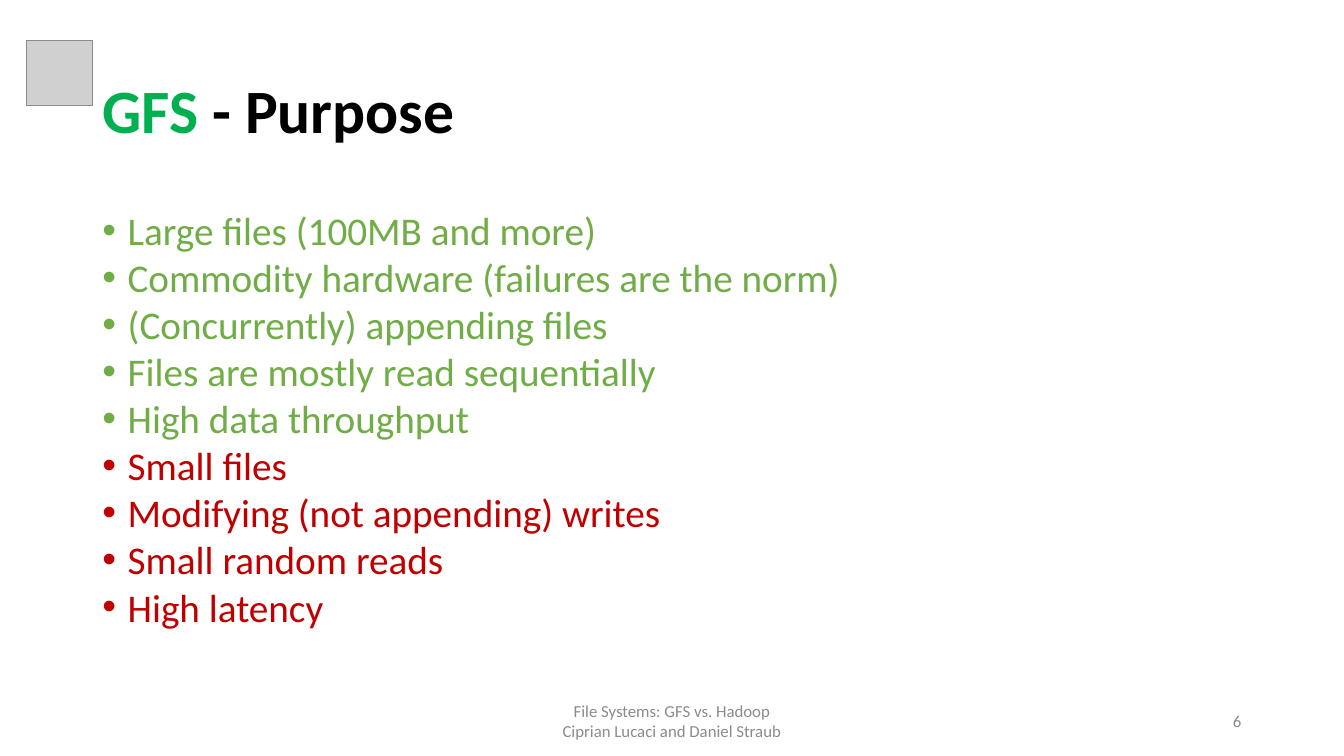
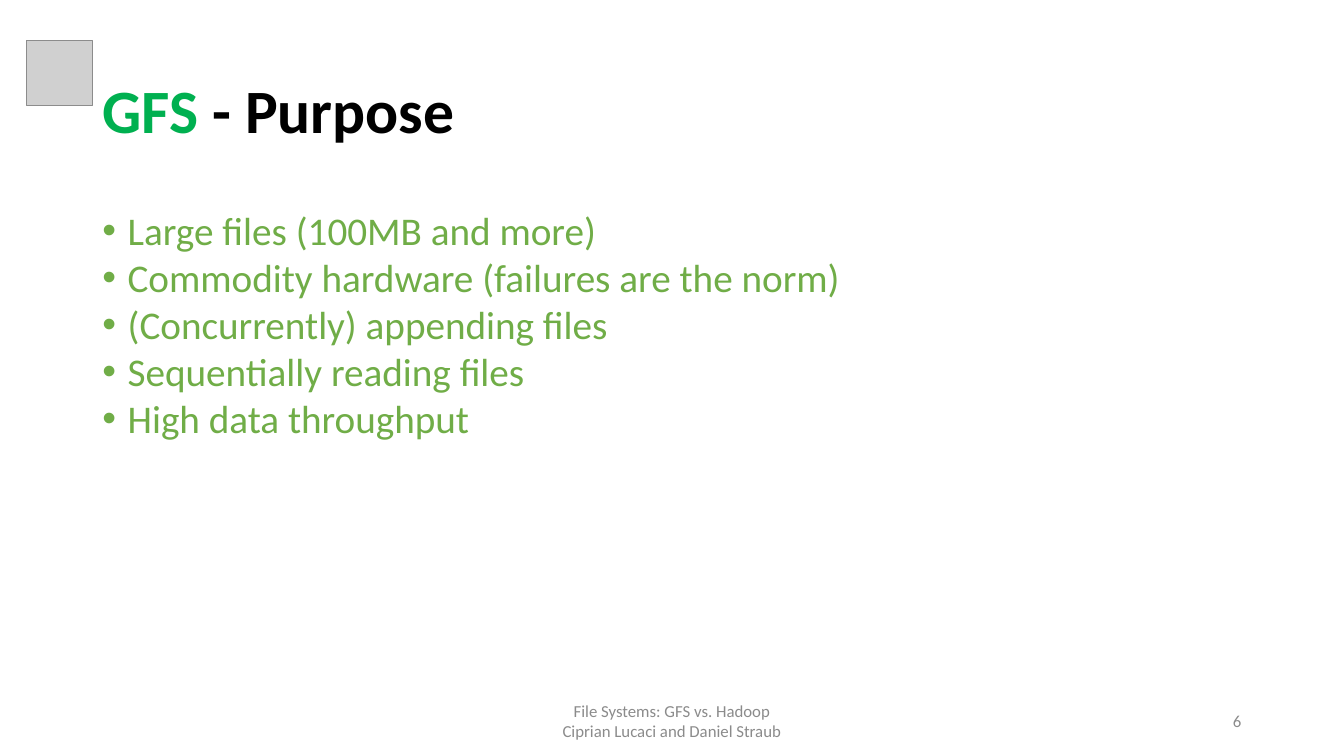
Before and after one commit to cipri7329/ss15-seminar, a slide deck: slide 6 of Presentation/DistributedFileSystems_Daniel.pptx. Drawn at 1344x756 pixels with LibreOffice and Linux fonts; fonts in the diff are those of the drawing; grey boxes stand for pictures; background and template pictures are left out. Boxes give left, top, right and bottom in pixels: in the first picture for what was removed or moved away, otherwise in the second. Text is boxed around its words. In the diff, an @@ line names an element or a change of style, - is before the commit and + after.

```diff
--- a/Presentation/DistributedFileSystems_Daniel.pptx
+++ b/Presentation/DistributedFileSystems_Daniel.pptx
@@ text at <box>128,358,524,393</box>: text changed @@
-• Files are mostly read sequentially
+• Sequentially reading files
@@ text at <box>128,452,660,629</box>: paragraphs removed @@
-• Small files
-• Modifying (not appending) writes
-• Small random reads
-• High latency
```
Also in this commit, not shown: 3 other slides changed, 1 slide removed.
